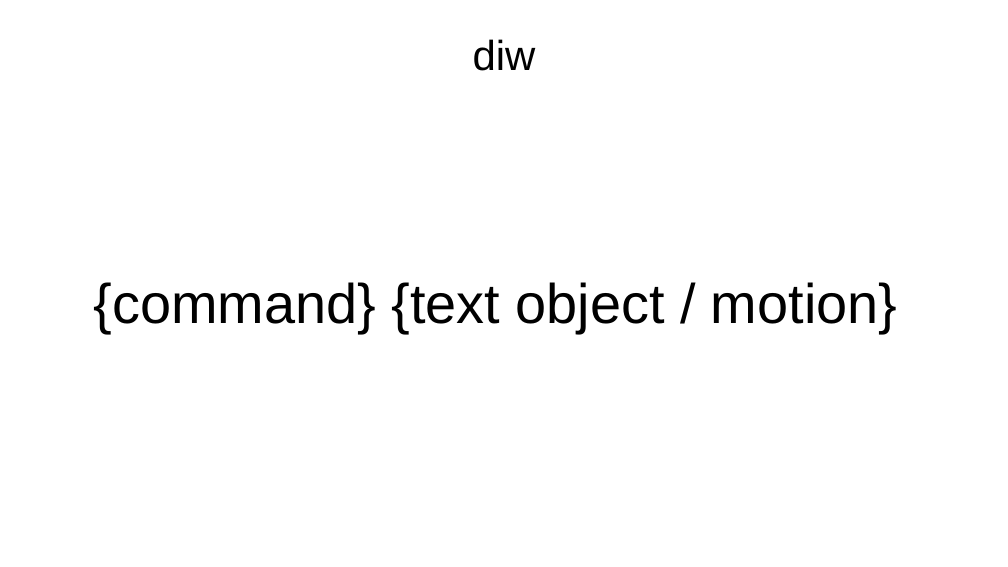
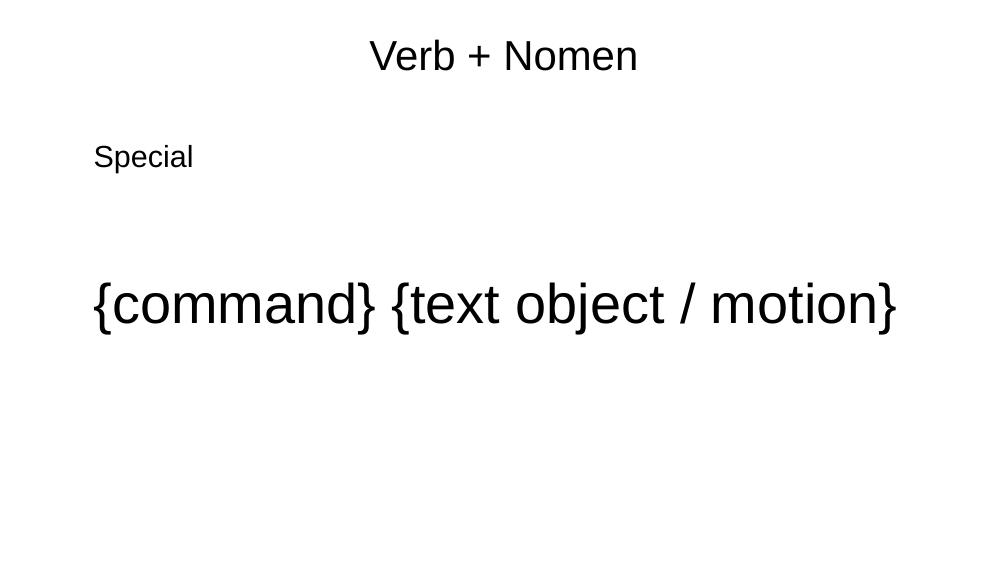
Before and after one commit to mbrinkme/nerditup, a slide deck: slide 15 of vim.odp (slide 10 before the commit). Drawn at 1008x567 pixels with LibreOffice and Linux fonts; fonts in the diff are those of the drawing; background and template pictures are left out. Boxes give left, top, right and bottom in pixels: in the first picture for what was removed or moved away, otherwise in the second. Text is boxed around its words. In the diff, an @@ line names an element or a change of style, - is before the commit and + after.

```diff
--- a/vim.odp
+++ b/vim.odp
@@ title at [369, 39, 638, 71]: text changed @@
-diw
+Verb + Nomen
@@ text at [94, 145, 194, 173]: paragraph added @@
+Special
```
Also in this commit, not shown: 9 other slides changed, 16 slides added, 1 slide removed.
